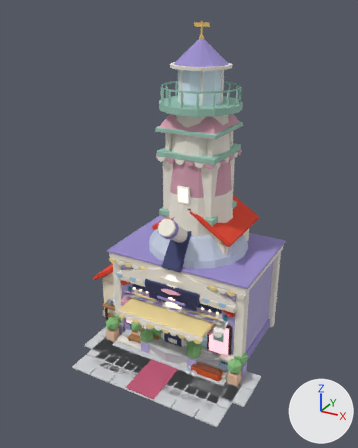
The glTF model web/public/models/island.glb, before and after one commit.
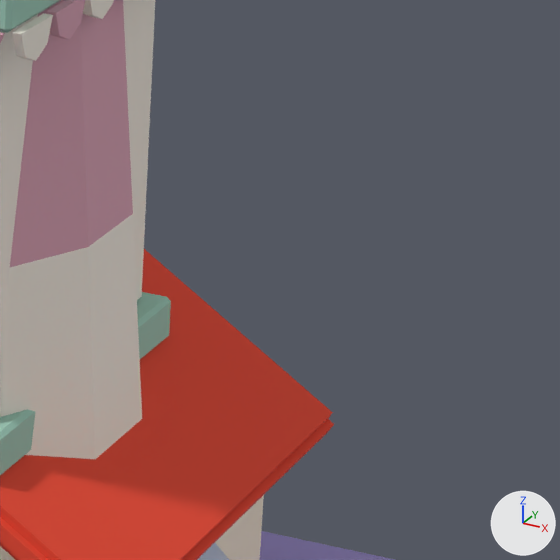
The first picture shows the older version from a 50 mm lens placed at (9.89, -19.95, 15.95), pointed at (-0.28, -1.45, 6.7). The close-ups show the older and then the newer version on the part from 60% to 81% of the width and 36% to 53% of the height of that picture. Only the edits that show in the close-ups are written down. Lighting does not change. The marker at lower right points along +X, +Y and +Z. Where no turn or scale is listed for an object, it has been applied to the vertices.

Objects in the first close-up: 'CI_CorniceTop', 'CT_Band1', 'CT_Band2', 'CT_ClockBox', 'CT_Sc10', 'CT_Sc11', 'L3RoofSlabR', 'L3Walls', 'LH_Band3', 'LH_Band4' and 3 more.
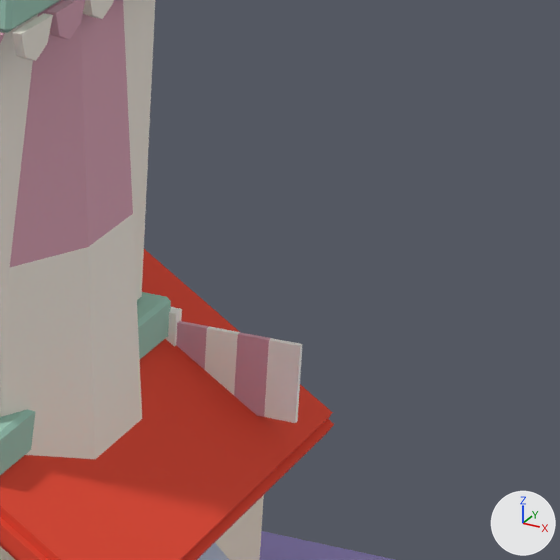
Edits to the bpy script that builds the scene:
```text
Add me_lo_flagpole:
    me_lo_flagpole.from_pydata(...)  # a box spanning x -0.05..0.05, y -0.05..0.05, z -1.1..1.1
    me_lo_flagpole.materials.append(mat_pal_white)  # white #fbf8f2
Add me_lo_flag3:
    me_lo_flag3.from_pydata(...)  # a box spanning x -0.11..0.11, y -0.02..0.02, z -0.275..0.275
    me_lo_flag3.materials.append(mat_pal_white)  # white #fbf8f2
Add me_lo_flag2:
    me_lo_flag2.from_pydata(...)  # a box spanning x -0.11..0.11, y -0.02..0.02, z -0.275..0.275
    me_lo_flag2.materials.append(mat_pal_pink)  # pink #d9a3b4
Add me_lo_flag0:
    me_lo_flag0.from_pydata(...)  # a box spanning x -0.11..0.11, y -0.02..0.02, z -0.275..0.275
    me_lo_flag0.materials.append(mat_pal_pink)  # pink #d9a3b4
Add ob_lo_flagpole:
    ob_lo_flagpole = bpy.data.objects.new('LO_FlagPole', me_lo_flagpole)
    ob_lo_flagpole.location = (1.4, 1.4, 6.0)
Add ob_lo_flag3:
    ob_lo_flag3 = bpy.data.objects.new('LO_Flag3', me_lo_flag3)
    ob_lo_flag3.location = (2.21, 1.4, 6.75)
Add ob_lo_flag2:
    ob_lo_flag2 = bpy.data.objects.new('LO_Flag2', me_lo_flag2)
    ob_lo_flag2.location = (1.99, 1.4, 6.75)
Add ob_lo_flag1:
    ob_lo_flag1 = bpy.data.objects.new('LO_Flag1', me_lo_flag3.copy())
    ob_lo_flag1.location = (1.77, 1.4, 6.75)
Add ob_lo_flag0:
    ob_lo_flag0 = bpy.data.objects.new('LO_Flag0', me_lo_flag0)
    ob_lo_flag0.location = (1.55, 1.4, 6.75)
```

Boxes [x1, y1, x2, y2] around the edits, measured in the close-ups (560 x 560 px):
'LO_Flag3', added: after [264, 338, 303, 423]
'LO_Flag2', added: after [234, 332, 271, 417]
'LO_Flag1', added: after [205, 326, 240, 395]
'LO_Flag0', added: after [176, 321, 209, 370]
'LO_FlagPole', added: after [165, 307, 182, 347]
